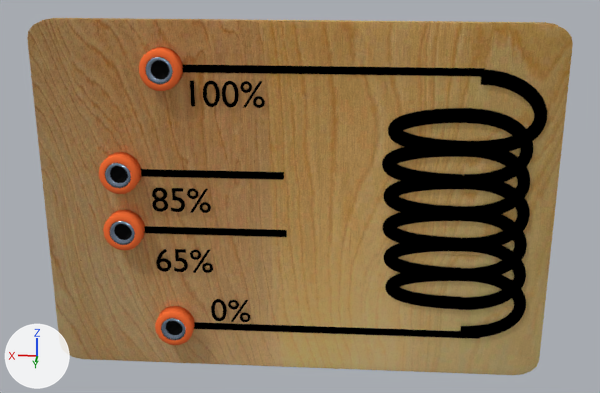
Before and after pictures for a commit that changed the Blender file SecuenciaLabSimulator/Assets/Prefabs/22.blend.
Before and after are seen from a camera (50 mm lens) standing at (-0.84, 10.69, 3.83) and looking at (-0.08, -0.03, 0.12). Lighting does not change. The marker at lower left points along +X, +Y and +Z.

The older version as bpy lines, for what is in view:
```python
ob_entradapluganaranjado0 = bpy.data.objects.new('EntradaPlugAnaranjado0%', me_cylinder_007)
ob_entradapluganaranjado0.parent = ob_basemodulo_22
ob_entradapluganaranjado0.location = (2.009, 0.153, 1.343)
ob_entradapluganaranjado0.rotation_euler = (-1.571, 0.0, 0.0)  # degrees (-90, 0, 0)
ob_entradapluganaranjado0.scale = (0.274, 0.274, 0.113)
ob_espiral = bpy.data.objects.new('Espiral', me_espiral)
ob_espiral.parent = ob_basemodulo_22
ob_espiral.location = (-1.936, 0.104, 3.188)
ob_espiral.rotation_euler = (1.571, 0.0, 3.142)  # degrees (90, 0, 180)
ob_espiral.scale = (3.21, 3.83, 3.22)
ob_plane_002 = bpy.data.objects.new('Plane.002', me_cube_002)
ob_plane_002.parent = ob_basemodulo_22
ob_plane_002.location = (1.428, 0.0738, 3.621)
ob_plane_002.rotation_euler = (0.0, 1.571, 0.0)  # degrees (0, 90, 0)
ob_plane_002.scale = (0.05, 0.005, 1.0)
ob_plane_003 = bpy.data.objects.new('Plane.003', me_cube_003)
ob_plane_003.parent = ob_basemodulo_22
ob_plane_003.location = (-0.014, 0.0738, 5.063)
ob_plane_003.rotation_euler = (0.0, 1.571, 0.0)  # degrees (0, 90, 0)
ob_plane_003.scale = (0.05, 0.005, 2.13)
ob_plane_004 = bpy.data.objects.new('Plane.004', me_cube_004)
ob_plane_004.parent = ob_basemodulo_22
ob_plane_004.location = (-1.7, 0.0738, 1.312)
ob_plane_004.rotation_euler = (0.0, 1.571, 0.0)  # degrees (0, 90, 0)
ob_plane_004.scale = (0.05, 0.005, 0.655)
ob_text = bpy.data.objects.new('Text', txt_text)
ob_text.parent = ob_basemodulo_22
ob_text.location = (1.2, 0.102, 4.567)
ob_text.rotation_euler = (1.571, 0.0, 3.142)  # degrees (90, 0, 180)
ob_text.scale = (0.5, 0.5, 0.5)
ob_text_001 = bpy.data.objects.new('Text.001', txt_text_001)
ob_text_001.parent = ob_basemodulo_22
ob_text_001.location = (1.2, 0.102, 1.415)
ob_text_001.rotation_euler = (1.571, 0.0, 3.142)  # degrees (90, 0, 180)
ob_text_001.scale = (0.5, 0.5, 0.5)
ob_text_002 = bpy.data.objects.new('Text.002', txt_text_002)
ob_text_002.parent = ob_basemodulo_22
ob_text_002.location = (1.842, 0.102, 2.173)
ob_text_002.rotation_euler = (1.571, 0.0, 3.142)  # degrees (90, 0, 180)
ob_text_002.scale = (0.5, 0.5, 0.5)
ob_text_003 = bpy.data.objects.new('Text.003', txt_text_003)
ob_text_003.parent = ob_basemodulo_22
ob_text_003.location = (1.842, 0.102, 3.077)
ob_text_003.rotation_euler = (1.571, 0.0, 3.142)  # degrees (90, 0, 180)
ob_text_003.scale = (0.5, 0.5, 0.5)
# also in view: 'EntradaPlugAnaranjado100%' at (1.72, 0.09, 1.86); 'Plane.001' at (0.04, 0.0, -1.89); 'BaseModulo_22' at (0.0, -0.08, -0.02); 'EntradaPlugAnaranjado85%' at (2.36, 0.09, 0.43); 'Plane.000' at (1.1, 0.0, -0.42)
```
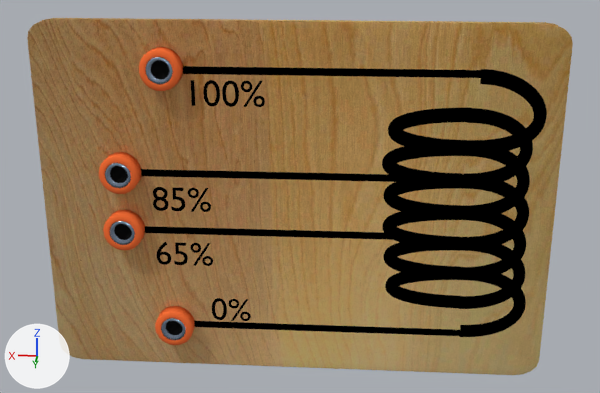
Changed parts and their boxes (x1, y1, x2, y2) in the pictures (600 x 393 px):
'Espiral', moved
    before: (382, 70, 547, 338)
    after: (382, 69, 547, 337)
'Plane.003', moved
    before: (183, 65, 485, 76)
    after: (183, 66, 481, 78)
'Plane.001', moved
    before: (194, 322, 396, 336)
    after: (195, 321, 465, 336)
'Plane.002', moved, rescaled
    before: (141, 169, 284, 180)
    after: (141, 169, 405, 182)
'Plane.000', moved, rescaled
    before: (145, 226, 287, 237)
    after: (145, 226, 399, 240)
'Text.002', moved
    before: (156, 249, 213, 273)
    after: (157, 242, 213, 266)
'Text', moved
    before: (190, 81, 265, 108)
    after: (191, 80, 265, 107)
'Text.003', moved
    before: (152, 188, 211, 213)
    after: (153, 187, 211, 212)
'Plane.004', deleted (black)
    before: (387, 329, 480, 339)
'Text.001', moved
    before: (211, 299, 250, 322)
    after: (212, 298, 251, 321)

The change, as a diff of the scene's bpy script:
```diff
--- a/SecuenciaLabSimulator/Assets/Prefabs/22.blend.py
+++ b/SecuenciaLabSimulator/Assets/Prefabs/22.blend.py
@@ ob_text @@
 ob_text.matrix_parent_inverse = Matrix(((0.286, 0.0, 0.0, -0.0823), (0.0, 13.33, 0.0, -0.924), (0.0, 0.0, 0.4, -1.281), (0.0, 0.0, 0.0, 1.0)))
-ob_text.location = (1.2, 0.102, 4.567)
+ob_text.location = (1.2, 0.067, 4.567)
 ob_text.rotation_euler = (1.571, 0.0, 3.142)  # degrees (90, 0, 180)
@@ ob_text_001 @@
 ob_text_001.matrix_parent_inverse = Matrix(((0.286, 0.0, 0.0, -0.0823), (0.0, 13.33, 0.0, -0.924), (0.0, 0.0, 0.4, -1.281), (0.0, 0.0, 0.0, 1.0)))
-ob_text_001.location = (1.2, 0.102, 1.415)
+ob_text_001.location = (1.2, 0.067, 1.415)
 ob_text_001.rotation_euler = (1.571, 0.0, 3.142)  # degrees (90, 0, 180)
@@ ob_text_002 @@
 ob_text_002.matrix_parent_inverse = Matrix(((0.286, 0.0, 0.0, -0.0823), (0.0, 13.33, 0.0, -0.924), (0.0, 0.0, 0.4, -1.281), (0.0, 0.0, 0.0, 1.0)))
-ob_text_002.location = (1.842, 0.102, 2.173)
+ob_text_002.location = (1.842, 0.067, 2.264)
 ob_text_002.rotation_euler = (1.571, 0.0, 3.142)  # degrees (90, 0, 180)
@@ ob_text_003 @@
 ob_text_003.matrix_parent_inverse = Matrix(((0.286, 0.0, 0.0, -0.0823), (0.0, 13.33, 0.0, -0.924), (0.0, 0.0, 0.4, -1.281), (0.0, 0.0, 0.0, 1.0)))
-ob_text_003.location = (1.842, 0.102, 3.077)
+ob_text_003.location = (1.842, 0.067, 3.077)
 ob_text_003.rotation_euler = (1.571, 0.0, 3.142)  # degrees (90, 0, 180)
@@ ob_espiral @@
 ob_espiral.matrix_parent_inverse = Matrix(((0.286, 0.0, 0.0, -0.0823), (0.0, 13.33, 0.0, -0.924), (0.0, 0.0, 0.4, -1.281), (0.0, 0.0, 0.0, 1.0)))
-ob_espiral.location = (-1.936, 0.104, 3.188)
+ob_espiral.location = (-1.936, 0.07, 3.188)
 ob_espiral.rotation_euler = (1.571, 0.0, 3.142)  # degrees (90, 0, 180)
@@ ob_plane_003 @@
 ob_plane_003.matrix_parent_inverse = Matrix(((0.286, 0.0, 0.0, -0.0823), (0.0, 13.33, 0.0, -0.924), (0.0, 0.0, 0.4, -1.281), (0.0, 0.0, 0.0, 1.0)))
-ob_plane_003.location = (-0.014, 0.0738, 5.063)
+ob_plane_003.location = (-0.0499, 0.065, 5.04)
 ob_plane_003.rotation_euler = (0.0, 1.571, 0.0)  # degrees (0, 90, 0)
@@ ob_plane_002 @@
 ob_plane_002.matrix_parent_inverse = Matrix(((0.286, 0.0, 0.0, -0.0823), (0.0, 13.33, 0.0, -0.924), (0.0, 0.0, 0.4, -1.281), (0.0, 0.0, 0.0, 1.0)))
-ob_plane_002.location = (1.428, 0.0738, 3.621)
+ob_plane_002.location = (0.798, 0.065, 3.621)
 ob_plane_002.rotation_euler = (0.0, 1.571, 0.0)  # degrees (0, 90, 0)
-ob_plane_002.scale = (0.05, 0.005, 1.0)
+ob_plane_002.scale = (0.05, 0.005, 2.0)
@@ ob_plane_000 @@
 ob_plane_000.matrix_parent_inverse = Matrix(((0.286, 0.0, 0.0, -0.0823), (0.0, 13.33, 0.0, -0.924), (0.0, 0.0, 0.4, -1.281), (0.0, 0.0, 0.0, 1.0)))
-ob_plane_000.location = (1.393, 0.0738, 2.786)
+ob_plane_000.location = (0.845, 0.065, 2.786)
 ob_plane_000.rotation_euler = (0.0, 1.571, 0.0)  # degrees (0, 90, 0)
-ob_plane_000.scale = (0.05, 0.005, 1.0)
+ob_plane_000.scale = (0.05, 0.005, 2.0)
@@ ob_plane_001 @@
 ob_plane_001.matrix_parent_inverse = Matrix(((0.286, 0.0, 0.0, -0.0823), (0.0, 13.33, 0.0, -0.924), (0.0, 0.0, 0.4, -1.281), (0.0, 0.0, 0.0, 1.0)))
-ob_plane_001.location = (0.329, 0.0738, 1.312)
+ob_plane_001.location = (-0.138, 0.066, 1.336)
 ob_plane_001.rotation_euler = (0.0, 1.571, 0.0)  # degrees (0, 90, 0)
@@ ob_plane_004 @@
-ob_plane_004 = bpy.data.objects.new('Plane.004', me_cube_004)
```
